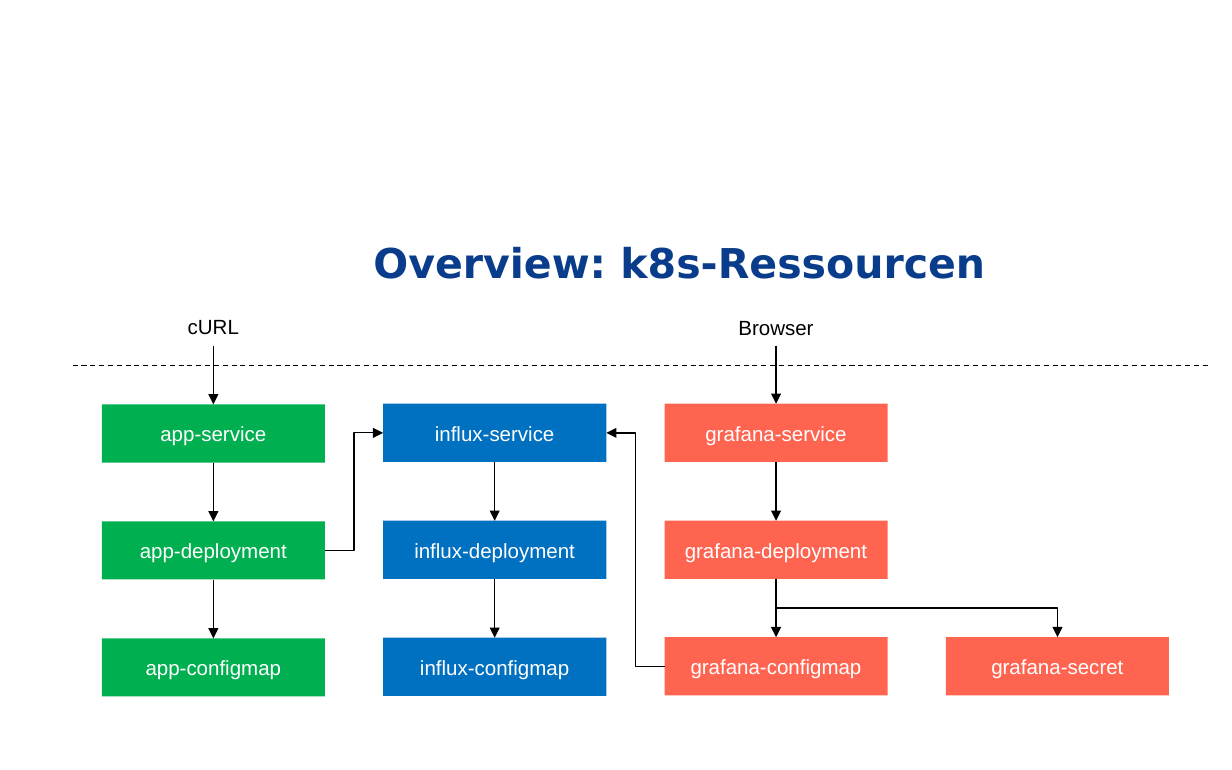
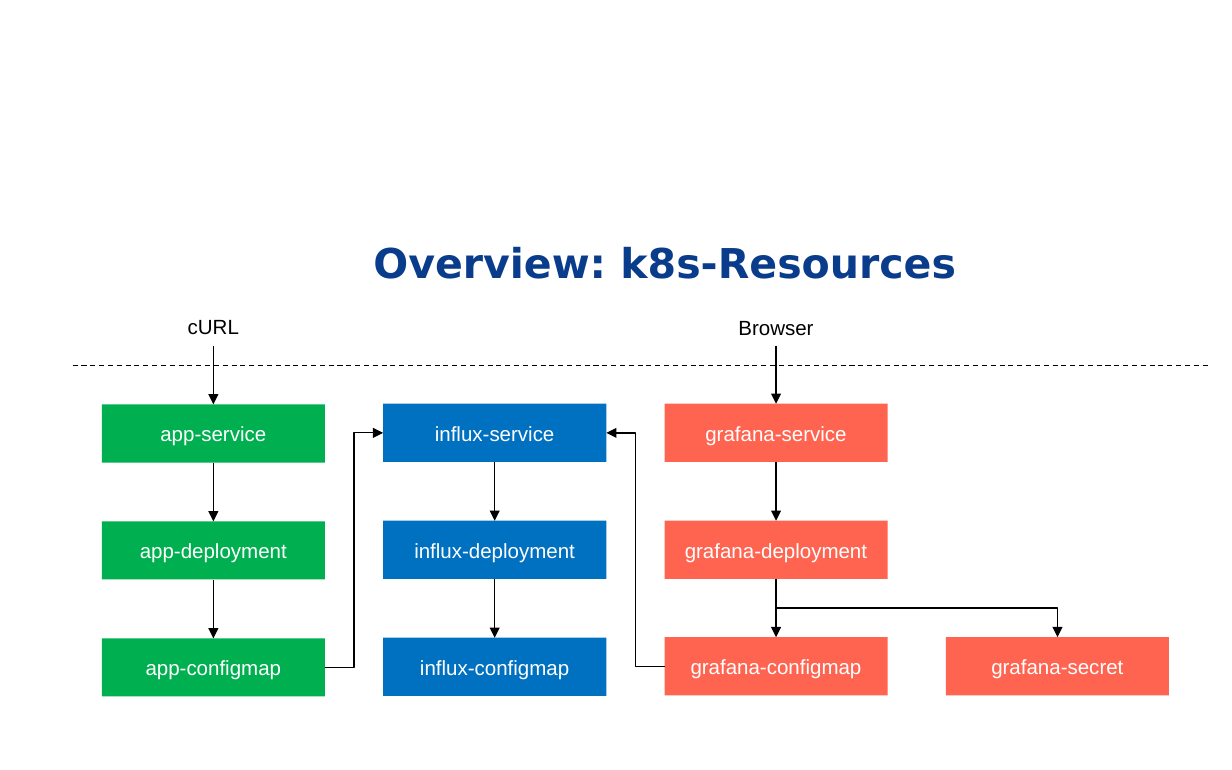
Before and after one commit to grothesk/deepshore-labs, a slide deck: slide 8 of 03-von-der-applikation-zum-kubernetes-deployment/deeptalk-03.pptx. Drawn at 1232x770 pixels with LibreOffice and Linux fonts; fonts in the diff are those of the drawing; background and template pictures are left out. Boxes give left, top, right and bottom in pixels: in the first picture for what was removed or moved away, otherwise in the second. Text is boxed around its words. In the diff, an @@ line names an element or a change of style, - is before the commit and + after.

```diff
--- a/03-von-der-applikation-zum-kubernetes-deployment/deeptalk-03.pptx
+++ b/03-von-der-applikation-zum-kubernetes-deployment/deeptalk-03.pptx
@@ title at (x1=373, y1=246, x2=956, y2=279): text changed @@
-Overview: k8s-Ressourcen
+Overview: k8s-Resources
@@ elbow arrow moved from (325, 551) - (383, 432) to (325, 668) - (383, 432) @@
```
Also in this commit, not shown: 4 other slides changed, 1 slide added, 4 other files.
